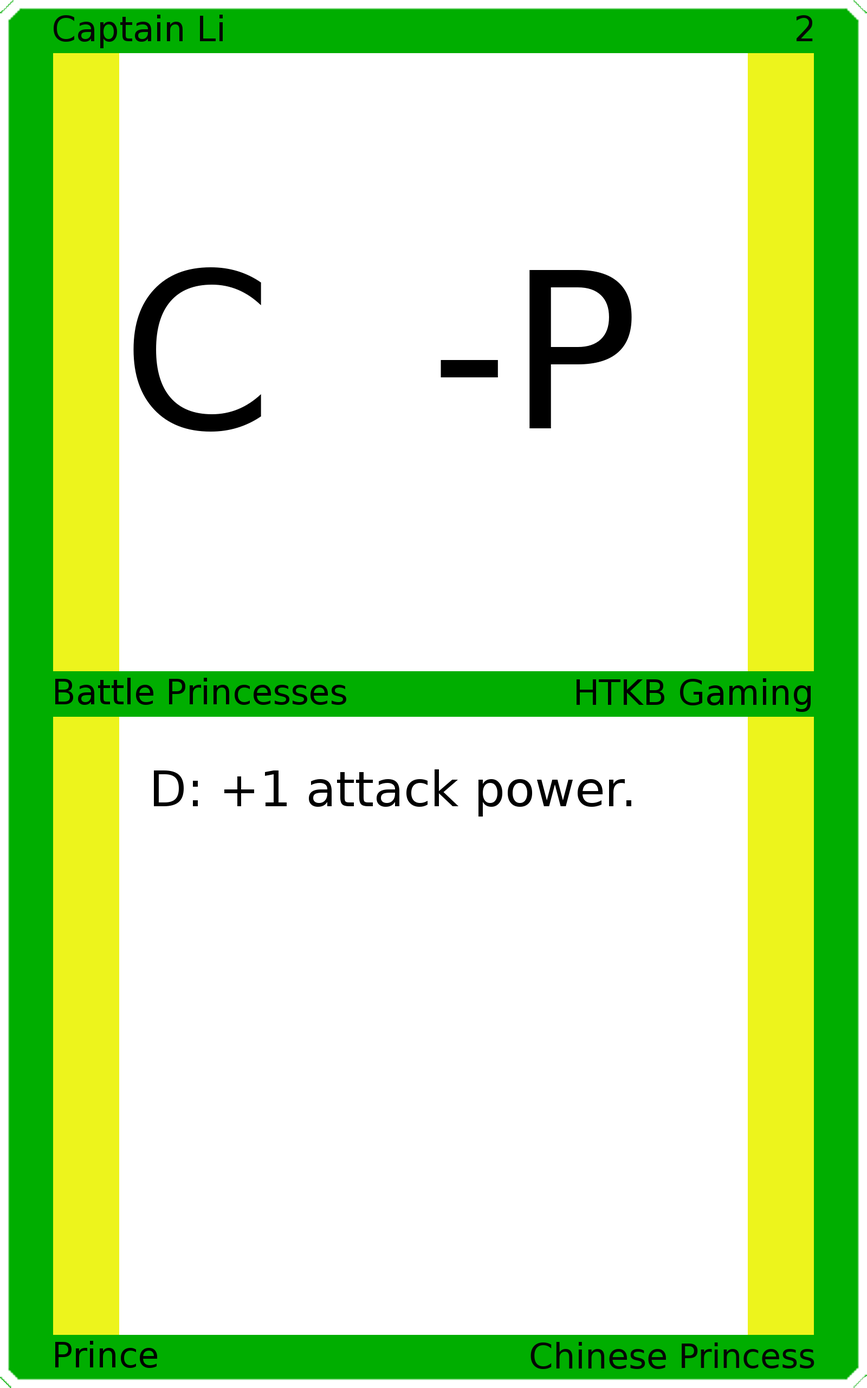
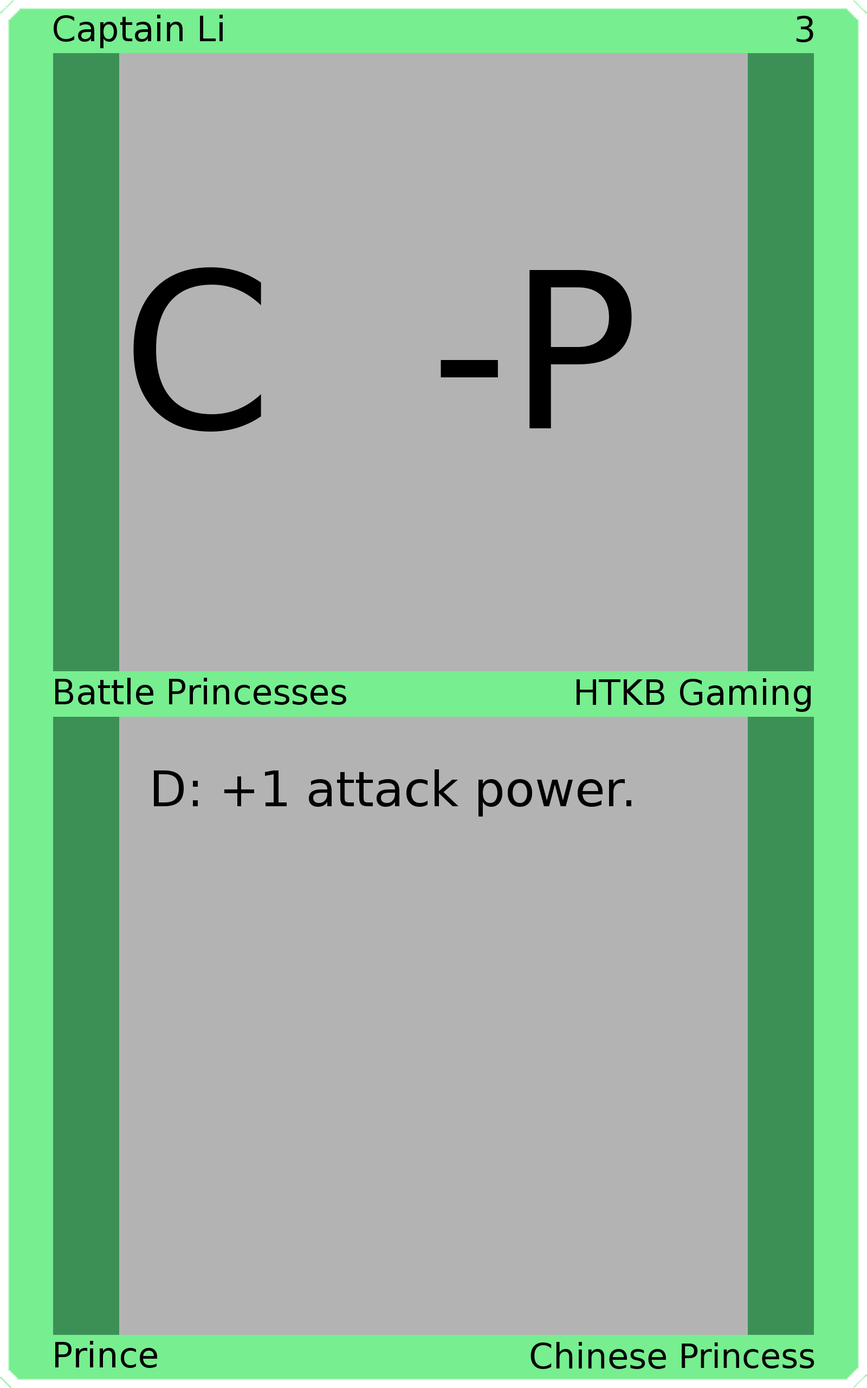
Layers edited between the first and the second 867×1388 image:
painted on "Upper Right" over [796, 15, 814, 43]
painted on "Border" over [0, 0, 867, 1388]
painted on "Top Background" over [119, 52, 748, 673]
painted on "Bottom Background" over [119, 715, 748, 1336]
painted on "Background" over [35, 35, 832, 1352]
